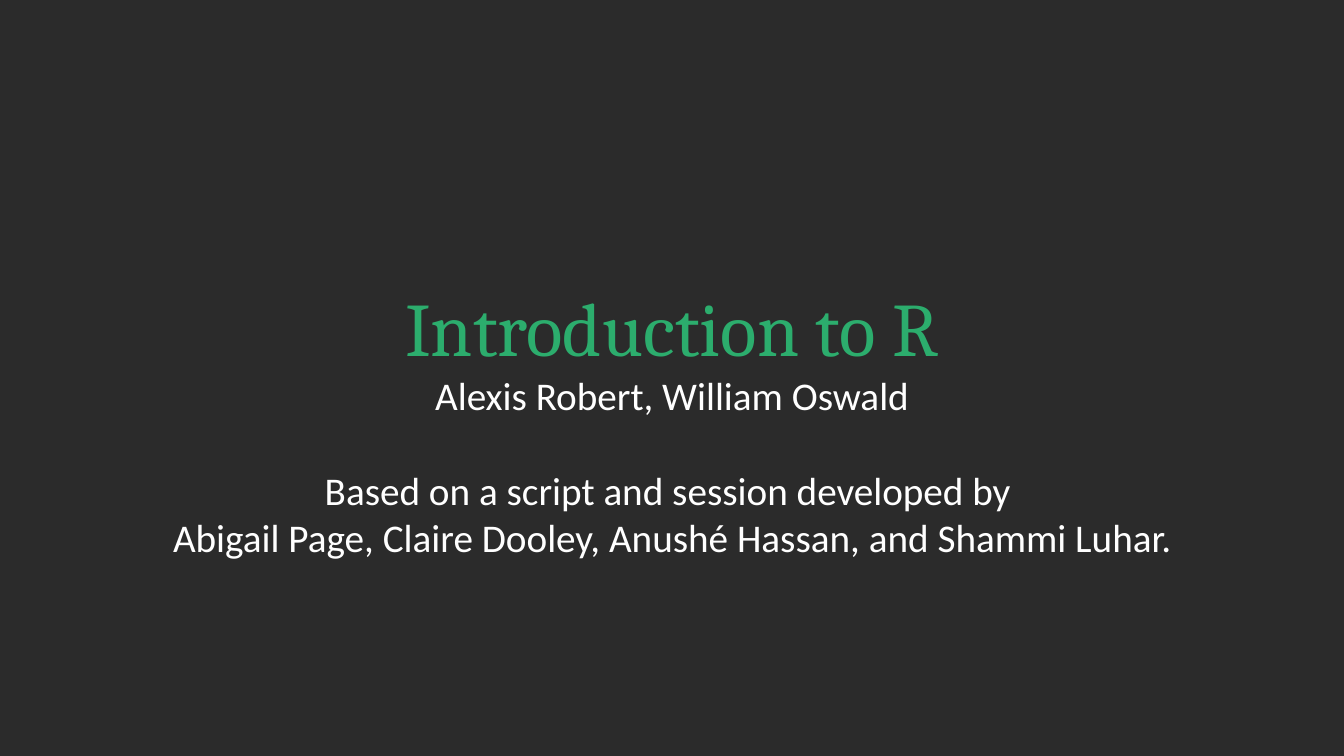
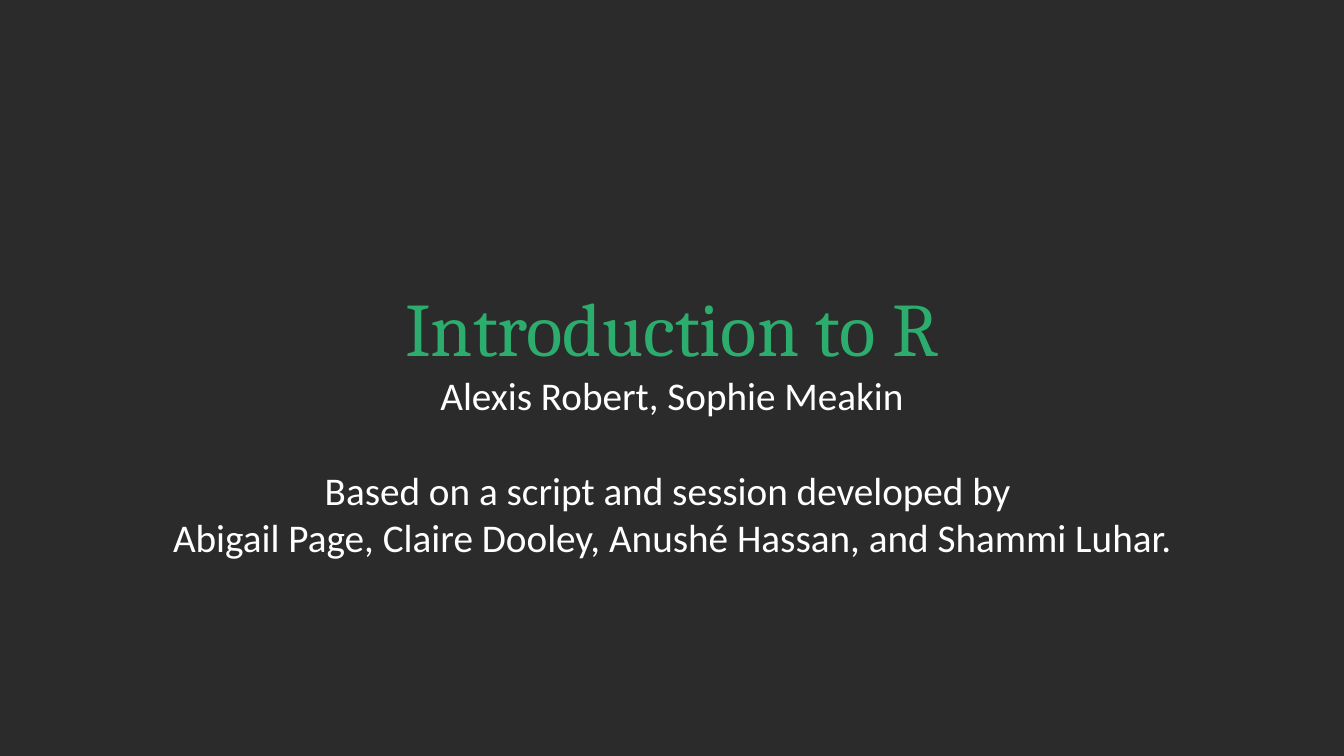
Before and after one commit to alxsrobert/intro_to_R_2022, a slide deck: slide 1 of session_2/SLIDES_introduction_to_R_2.pptx. Drawn at 1344x756 pixels with LibreOffice and Linux fonts; fonts in the diff are those of the drawing; background and template pictures are left out; a plain dark background stands for a picture behind light text. Boxes give left, top, right and bottom in pixels: in the first picture for what was removed or moved away, otherwise in the second. Text is boxed around its words. In the diff, an @@ line names an element or a change of style, - is before the commit and + after.

```diff
--- a/session_2/SLIDES_introduction_to_R_2.pptx
+++ b/session_2/SLIDES_introduction_to_R_2.pptx
@@ text at [440, 382, 903, 417]: text changed @@
-Alexis Robert, William Oswald
+Alexis Robert, Sophie Meakin
```
